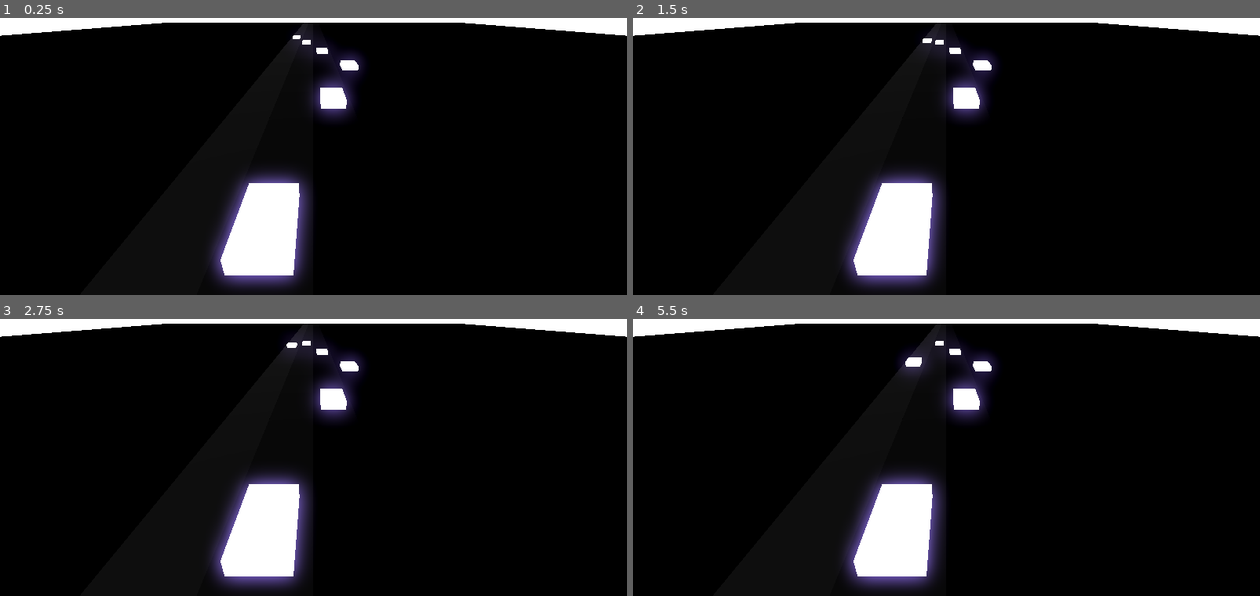
Above: before the commit, frames 1-4 (two rows, left to right).
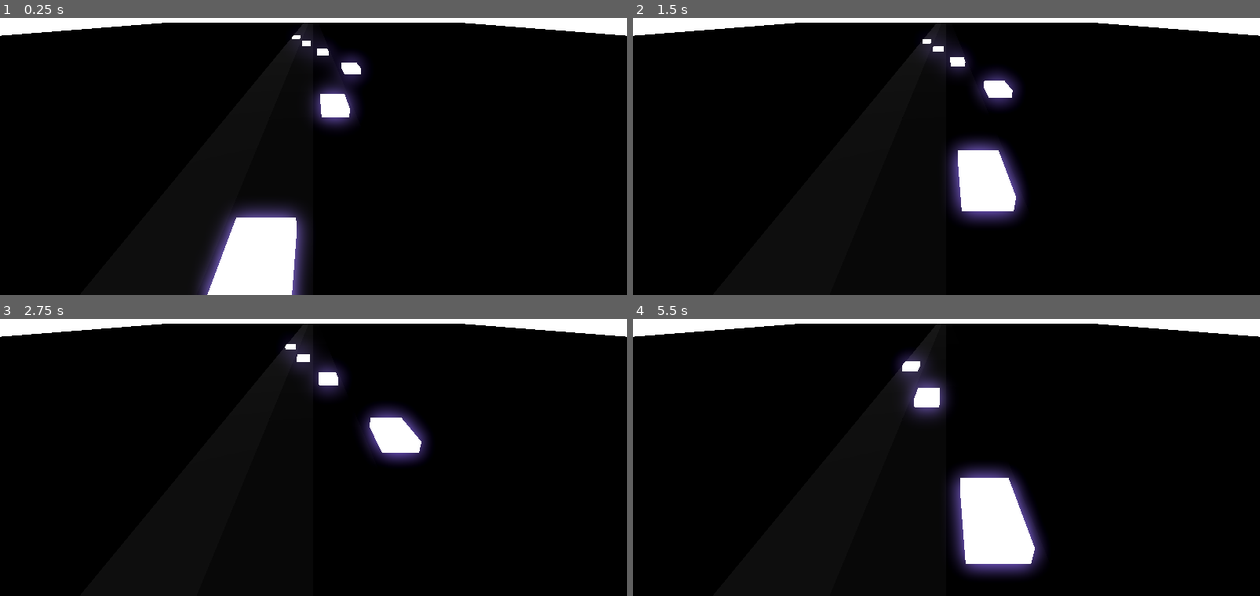
Above: after the commit, the same moments.

Repository: RafaeloxMC/fight-the-beat
Game: Godot game, scene res://scenes/game.tscn
Same seed, same stepped clock (60 frames per second), same inputs: the game is played once before the commit and once after it. The project has no main scene, so this scene is started directly.
Inputs:
- Up to frame 1 (0.25 s): no input
- Up to frame 2 (1.5 s): tap Enter at 0.5 s; hold Right 0.53-1.28 s; tap Alt at 0.6 s; hold Down from 1.28 s (still down); tap Shift at 1.35 s
- Up to frame 3 (2.75 s): release Down at 2.03 s; hold Right from 2.03 s (still down); tap Alt at 2.1 s
- Up to frame 4 (5.5 s): release Right at 2.78 s; hold Up 2.78-3.53 s; tap Shift at 2.85, 4.35 s; hold Left 3.53-5.03 s; tap Alt at 3.6, 5.1 s; hold Down from 5.03 s (still down)

The runs differ from the first frame. In frame 1, 4.3% of the frame differs, in the area x 31-58%, y 6-100%; in frame 2, 11%; in frame 3, 9.6%; in frame 4, 14%, in the area x 33-66%, y 7-99%.

Commit message:
Add smooth tile-based movement with auto deletion

Diff:
--- a/project.godot
+++ b/project.godot
@@ -18,6 +18,10 @@
 
 enabled=PackedStringArray("res://addons/godot_super-wakatime/plugin.cfg")
 
+[global_group]
+
+TILE=""
+
 [physics]
 
 3d/physics_engine="Jolt Physics"
--- a/scenes/game.tscn
+++ b/scenes/game.tscn
@@ -30,6 +30,7 @@
 volumetric_fog_albedo = Color(0, 0, 0, 1)
 
 [node name="Game" type="Node3D" unique_id=1119444477]
+script = ExtResource("2_yqjtg")
 
 [node name="Floor" type="CSGBox3D" parent="." unique_id=1225637725]
 size = Vector3(64.55221, 0.1, 65.16151)
@@ -43,7 +44,6 @@
 material = SubResource("StandardMaterial3D_8cj0n")
 
 [node name="Note" parent="Lanes/LL" unique_id=1931999037 instance=ExtResource("1_uwrxv")]
-script = ExtResource("2_yqjtg")
 
 [node name="Note2" parent="Lanes/LL" unique_id=100715498 instance=ExtResource("1_uwrxv")]
 transform = Transform3D(1, 0, 0, 0, 1, 0, 0, 0, 1, 0, 0, 24)
--- a/scenes/note.tscn
+++ b/scenes/note.tscn
@@ -6,6 +6,6 @@
 emission = Color(0.13568348, 0.09922411, 0.95813066, 1)
 emission_energy_multiplier = 16.0
 
-[node name="Note" type="CSGBox3D" unique_id=1931999037]
+[node name="Note" type="CSGBox3D" unique_id=1931999037 groups=["TILE"]]
 size = Vector3(0.63183594, 0.5449219, 1)
 material = SubResource("StandardMaterial3D_7buut")
--- a/scripts/bpm_based_movement.gd
+++ b/scripts/bpm_based_movement.gd
@@ -1,12 +1,22 @@
-extends Node3D
+extends Node
 
 var bpm: int = 130
+var tiles: Array[Node3D] = []
+var speed: float
 
 func _ready() -> void:
-	tick_bpm()
+	var notes = get_tree().get_nodes_in_group("TILE")
+	for note in notes:
+		if note is Node3D:
+			tiles.append(note)
+	print("Found " + str(tiles.size()) + " notes!")
 
-func tick_bpm() -> void:
-	await get_tree().create_timer(60.0 / bpm).timeout
-	print("Ping")
-	self.position.z += 1
-	tick_bpm()
+	speed = bpm / 60.0
+
+func _process(delta: float) -> void:
+	for tile in tiles:
+		if !tile.is_queued_for_deletion() && tile.position.z > (tile.get_parent_node_3d() as CSGBox3D).size.z / 2:
+			tile.queue_free()
+			tiles.erase(tile)
+			print("Tile deleted!")
+		tile.position.z += speed * delta
